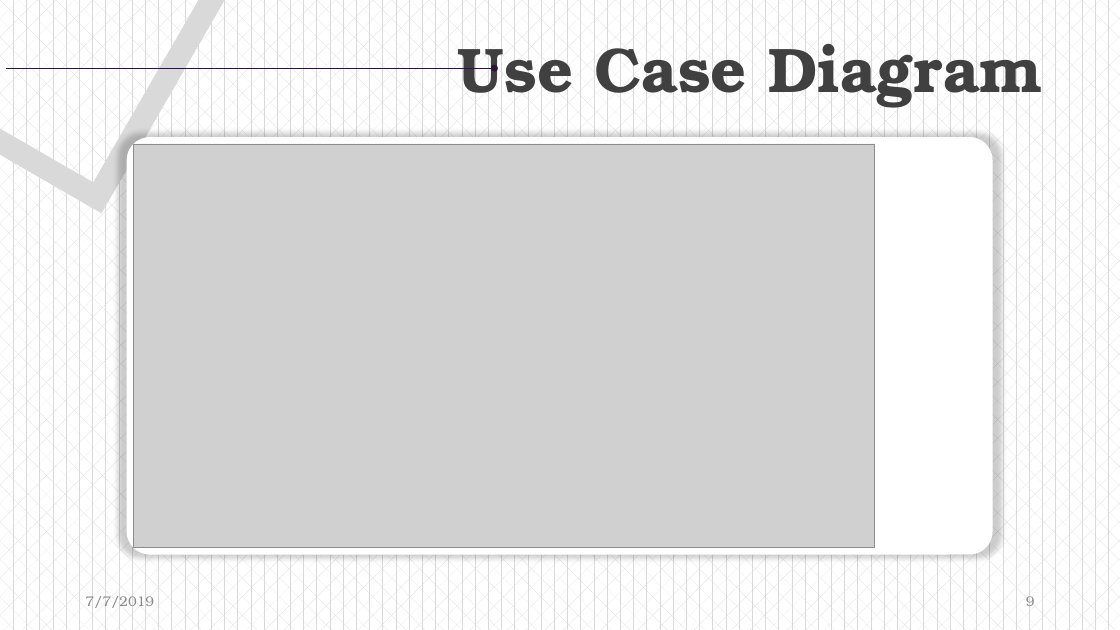
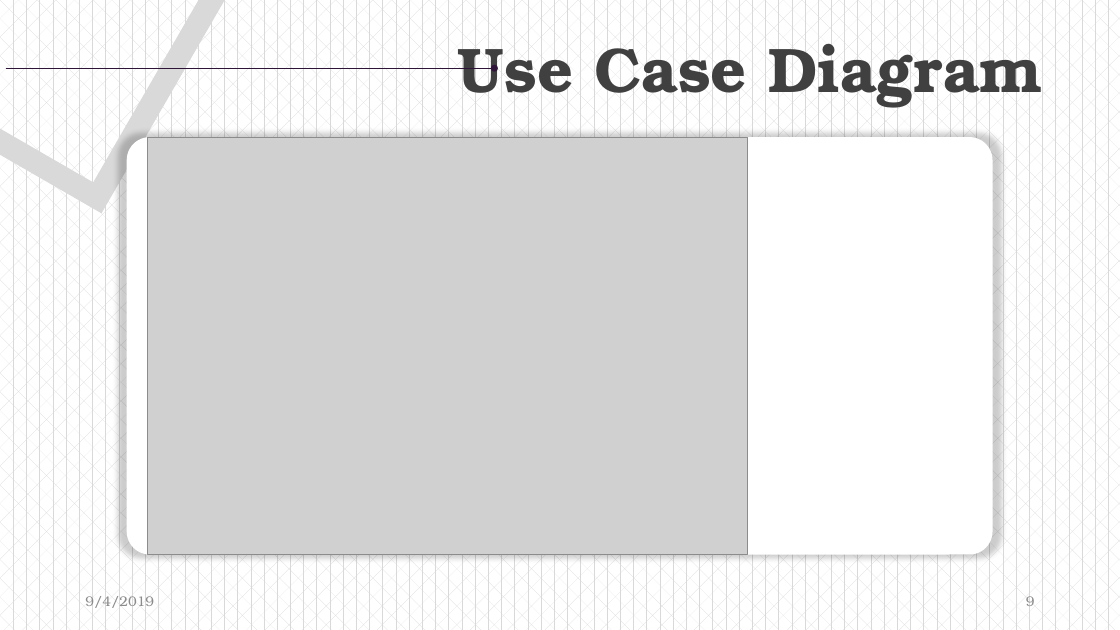
Before and after one commit to gyuri7/project, a slide deck: slide 9 of 1.프로젝트기획서.pptx. Drawn at 1120x630 pixels with LibreOffice and Linux fonts; fonts in the diff are those of the drawing; grey boxes stand for pictures. Boxes give left, top, right and bottom in pixels: in the first picture for what was removed or moved away, otherwise in the second. Text is boxed around its words. In the diff, an @@ line names an element or a change of style, - is before the commit and + after.

```diff
--- a/1.프로젝트기획서.pptx
+++ b/1.프로젝트기획서.pptx
@@ picture: place and size @@
-picture at (134, 144, 875, 548)
+picture at (148, 138, 748, 555)
@@ text at (85, 596, 154, 608): text changed @@
-7/7/2019
+9/4/2019
```
Also in this commit, not shown: 11 other slides changed.
